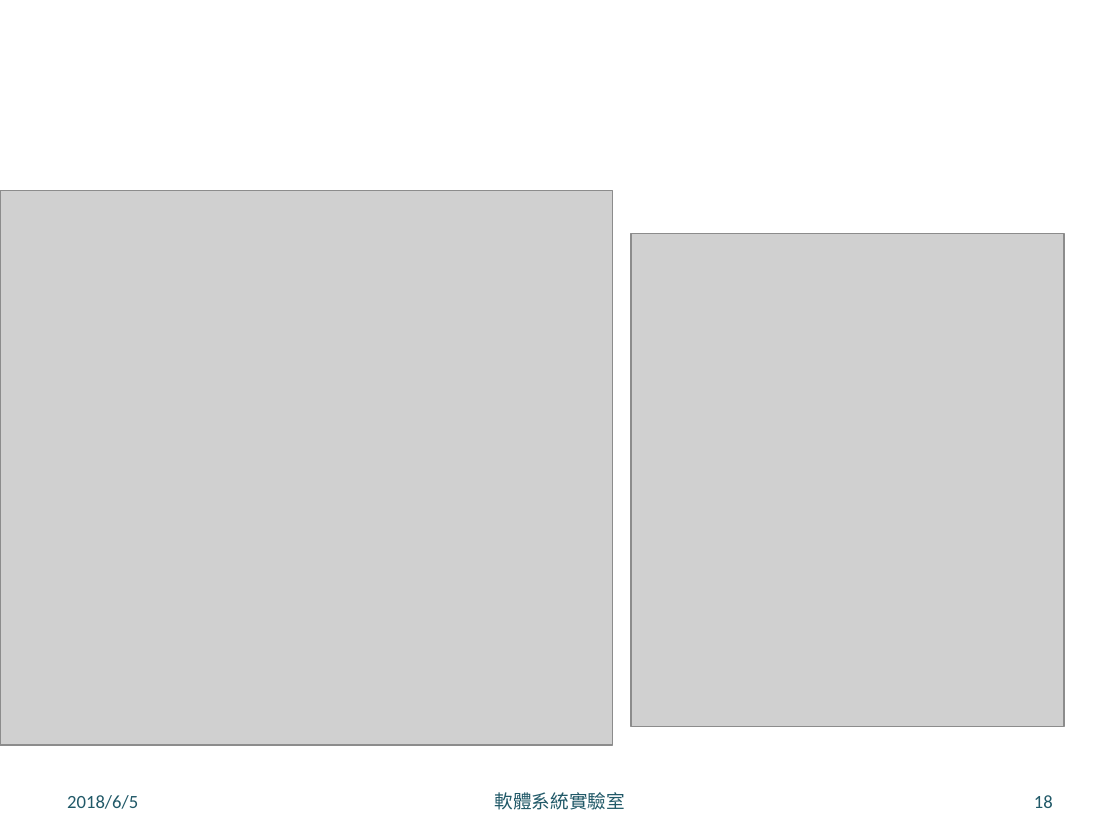
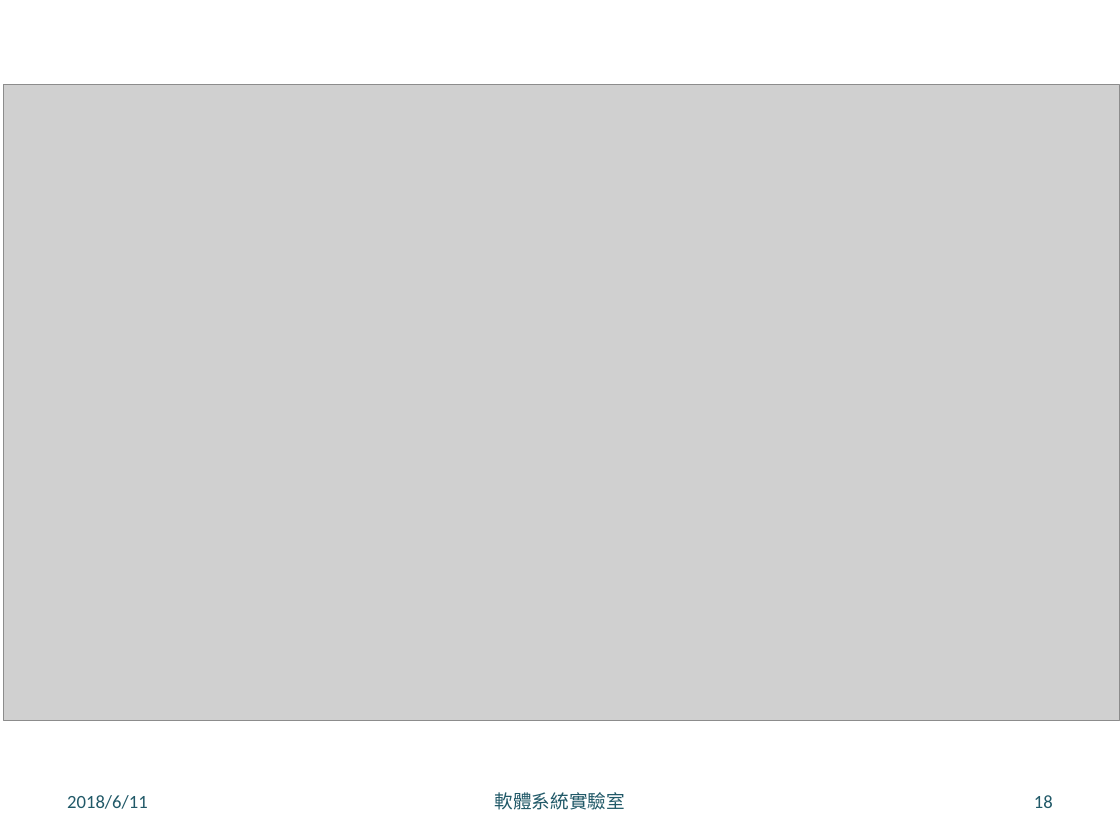
Before and after one commit to LeoLiu1209/Robusta-Thesis, a slide deck: slide 18 of 口試簡報 .pptx. Drawn at 1120x840 pixels with LibreOffice and Linux fonts; fonts in the diff are those of the drawing; grey boxes stand for pictures; background and template pictures are left out. Boxes give left, top, right and bottom in pixels: in the first picture for what was removed or moved away, otherwise in the second. Text is boxed around its words. In the diff, an @@ line names an element or a change of style, - is before the commit and + after.

```diff
--- a/口試簡報 .pptx
+++ b/口試簡報 .pptx
@@ picture added at (3, 85, 1120, 720) @@
@@ picture removed at (0, 190, 613, 745) @@
@@ picture removed at (631, 234, 1064, 727) @@
@@ text at (67, 795, 148, 809): text changed @@
-2018/6/5
+2018/6/11
```
Also in this commit, not shown: 18 other slides changed, 5 slides added, 9 other files.
